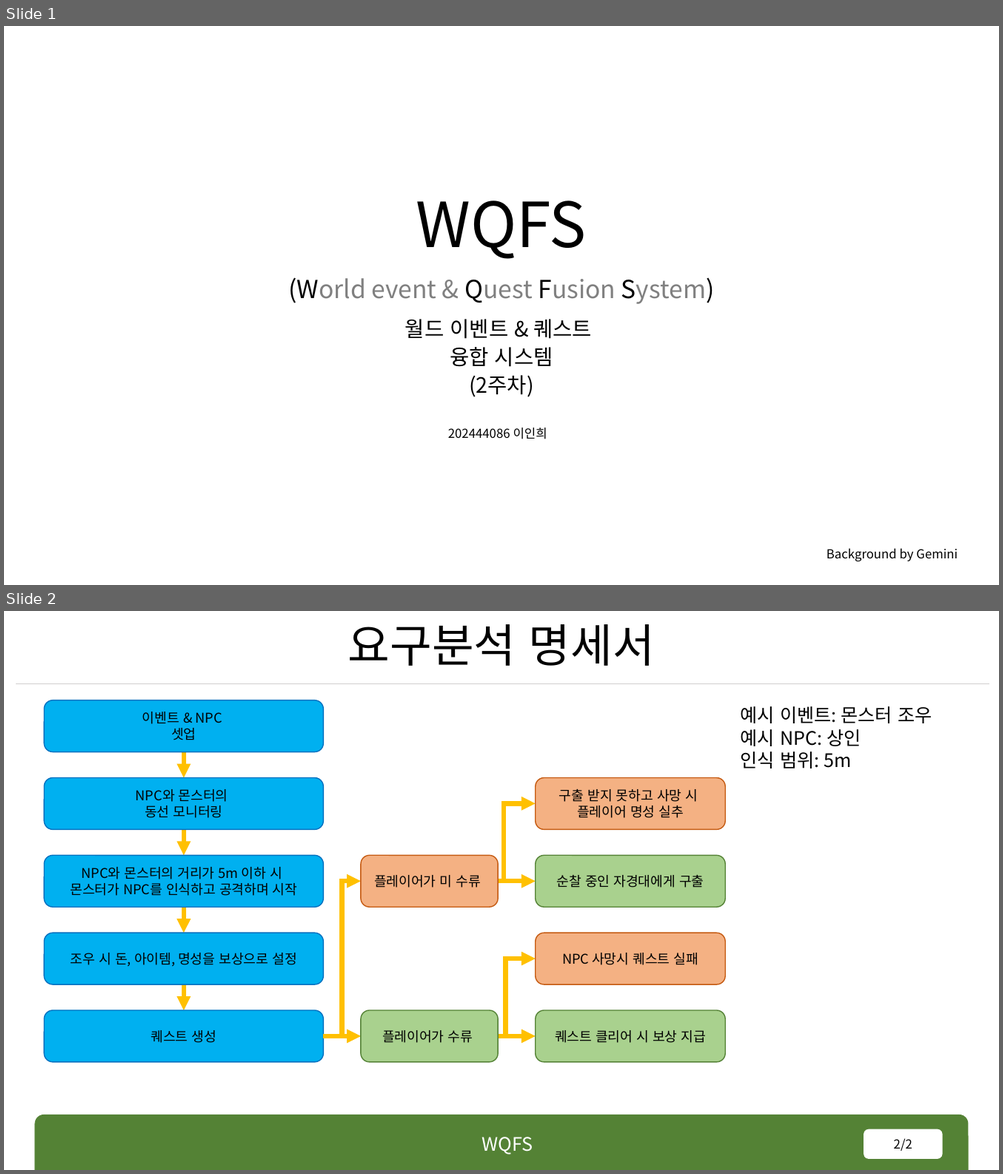
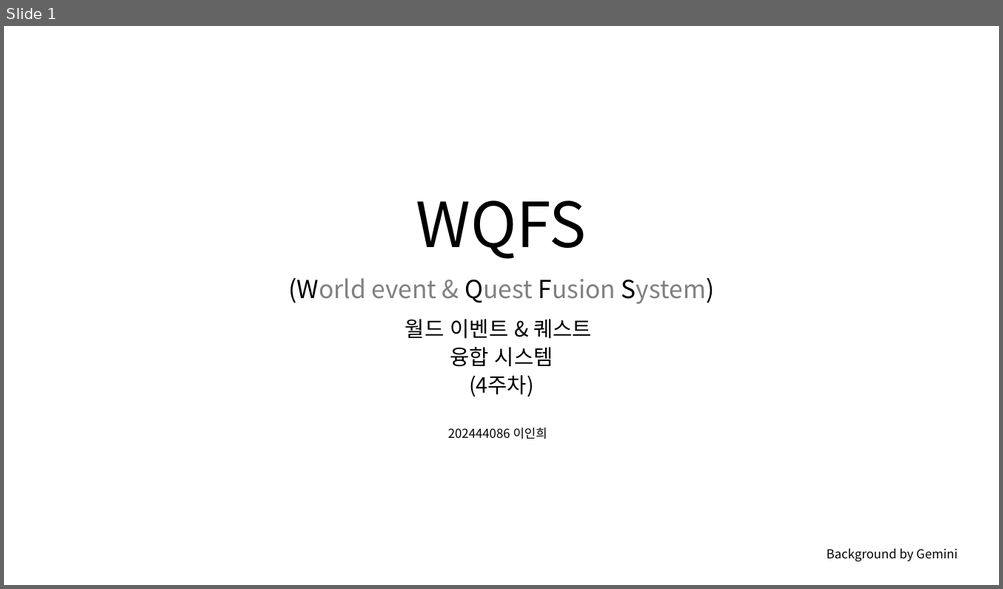
Before and after one commit to rennOobayashi/WQFS, a slide deck: WQFS.pptx. Shown one above the other, each under a label of ours: slides 1 and 2 before the commit, slide 1 after it. The pictures are 1003x1174 and 1003x589 pixels, drawn with LibreOffice and Linux fonts; fonts in the diff are those of the drawing; background and template pictures are left out. Boxes give left, top, right and bottom in pixels: in the first picture for what was removed or moved away, otherwise in the second. Text is boxed around its words. In the diff, an @@ line names an element or a change of style, - is before the commit and + after.

```diff
--- a/WQFS.pptx
+++ b/WQFS.pptx
@@ slide 2 removed at <box>4,611,999,1170</box>, background #FFFFFF @@
@@ title removed at <box>348,624,654,666</box> @@
-요구분석 명세서
@@ line removed from (16, 684) to (990, 684) @@
@@ rounded rectangle removed at <box>44,701,324,752</box> @@
-이벤트 & NPC
-셋업
@@ text removed at <box>740,706,931,769</box> @@
-예시 이벤트: 몬스터 조우
-예시 NPC: 상인
-인식 범위: 5m
@@ arrow removed from (184, 752) to (184, 778) @@
@@ rounded rectangle removed at <box>44,778,324,829</box> @@
-NPC와 몬스터의
-동선 모니터링
@@ rounded rectangle removed at <box>535,778,725,829</box> @@
-구출 받지 못하고 사망 시
-플레이어 명성 실추
@@ elbow arrow removed from (498, 881) to (535, 803) @@
@@ arrow removed from (184, 829) to (184, 856) @@
@@ rounded rectangle removed at <box>44,856,324,907</box> @@
-NPC와 몬스터의 거리가 5m 이하 시
-몬스터가 NPC를 인식하고 공격하며 시작
@@ rounded rectangle removed at <box>361,856,498,907</box> @@
-플레이어가 미 수류
@@ rounded rectangle removed at <box>535,856,725,907</box> @@
-순찰 중인 자경대에게 구출
@@ elbow arrow removed from (324, 1037) to (361, 881) @@
@@ arrow removed from (498, 881) to (535, 881) @@
@@ arrow removed from (184, 907) to (184, 934) @@
@@ rounded rectangle removed at <box>44,934,324,985</box> @@
-조우 시 돈, 아이템, 명성을 보상으로 설정
@@ rounded rectangle removed at <box>535,934,725,985</box> @@
-NPC 사망시 퀘스트 실패
@@ elbow arrow removed from (498, 1037) to (535, 959) @@
@@ arrow removed from (184, 985) to (184, 1011) @@
@@ rounded rectangle removed at <box>44,1011,324,1062</box> @@
-퀘스트 생성
@@ rounded rectangle removed at <box>361,1011,498,1062</box> @@
-플레이어가 수류
@@ rounded rectangle removed at <box>535,1011,725,1062</box> @@
-퀘스트 클리어 시 보상 지급
@@ arrow removed from (324, 1037) to (361, 1037) @@
@@ arrow removed from (498, 1037) to (535, 1037) @@
@@ round same rect removed at <box>34,1116,968,1170</box> @@
@@ text removed at <box>481,1137,532,1155</box> @@
-WQFS
@@ page number removed at <box>864,1130,942,1159</box> @@
-2/2
@@ slide 1 changed as well @@
@@ text at <box>469,375,534,397</box>: text changed @@
-(2주차)
+(4주차)
```
Also in this commit, not shown: 3 other slides changed, 2 other files.
